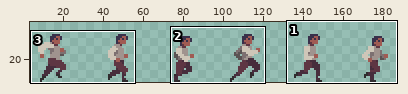
A sprite sheet gets an edit: res/player-run.png. Above, an overview of the earlier version with the close-up marked.
Close-up. The starting point:
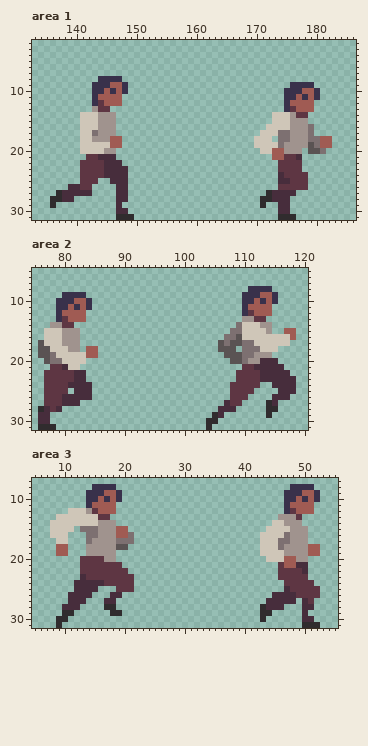
The file is 192x32 pixels. Shown: area 1: x 133..186, y 2..31; area 2: x 75..120, y 5..31; area 3: x 5..55, y 7..31. The wide view leaves out empty margins.
After:
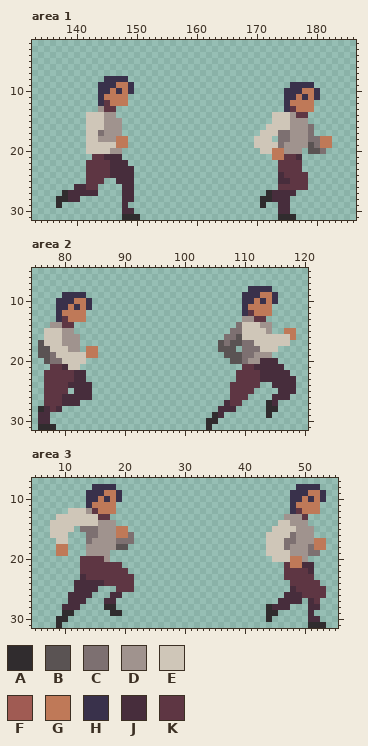
Palette (. is transparent): A #302c2e  B #5a5353  C #7d7071  D #a0938e  E #cfc6b8  F #a05b53  G #bf7958  H #39314b  J #472d3c  K #5e3643
The edit:
Changed rows in their new state; - is an unchanged pixel.
Area 1:
first column x 136:
 8 --------.---H----------------------------------
 9 -------.--HGGH---------------------------------
10 -------.-HGHGH----------------------------GG---
11 -------.HGGGG----------------------------G-G---
12 -------.HKGGG---------------------------GGGG---
13 -------.D-K------------------------------GGG---
14 -----.--E--------------------------------------
15 -----.--E--D-----------------------------------
16 -----.--E--D-----------------------------------
17 -----.-EC--D-----------------------------------
18 -----.-E--DGG--------------------------------GG
19 -----.----EGG--------------------------------GG
20 -----.---E-D-------------------------GG--------
21 ------.-K--J-------------------------GG--------
22 -----.---K--J----------------------------------
23 -----.---K---J---------------------------------
24 -----.---K---J---------------------------------
25 -----.--K-.--J---------------------------------
26 ---.-J-K---.-J---------------------------------
27 -.A----J---.-J---------------------------------
28 .-A-J------.-J---------------------------------
29 .A---------.J----------------------------------
30 -----------.-J---------------------------------
31 -----------.--A--------------------------------
Area 2:
first column x 80:
 9 ---------------------------------GG----
10 --GG----------------------------G-G----
11 -G-G---------------------------GGGG----
12 GGGG----------------------------GGG----
13 -GGG-----------------------------------
15 --.----------------------------------GG
16 --------------------------------------G
18 ----GG---------------------------------
19 ----GG---------------------------------
Area 3:
first column x 9:
 8 ---------------------------------------.---H-
 9 --------GG----------------------------.--HGGH
10 -------G-G----------------------------.-HGHGH
11 ------GGGG----------------------------.HGGGG-
12 -------GGG----------------------------.HKGGG-
13 -------------------------------------.--DK---
14 ------------------------------------.-E--D---
15 ----------GG-----------------------.---E--D--
16 ----------GG----------------------.---EC--D--
17 ----------------------------------.--E-C--DGG
18 GG--------------------------------.--EC---CGG
19 GG-------.------------------------.---E---CC-
20 ---------.-------------------------.--EGG----
21 -------------------------------------.KGG-J--
22 -------------------------------------.---KJ--
23 -------------------------------------.----K--
24 --------------------------------------.----K-
25 --------------------------------------.J----K
26 ------------------------------------..--J---K
27 -----------------------------------..---J.JK-
28 ----------------------------------.A--J--.-J-
29 ----------------------------------.-A----.J--
30 ----------------------------------.A-----.-J-
31 -----------------------------------------.--A
